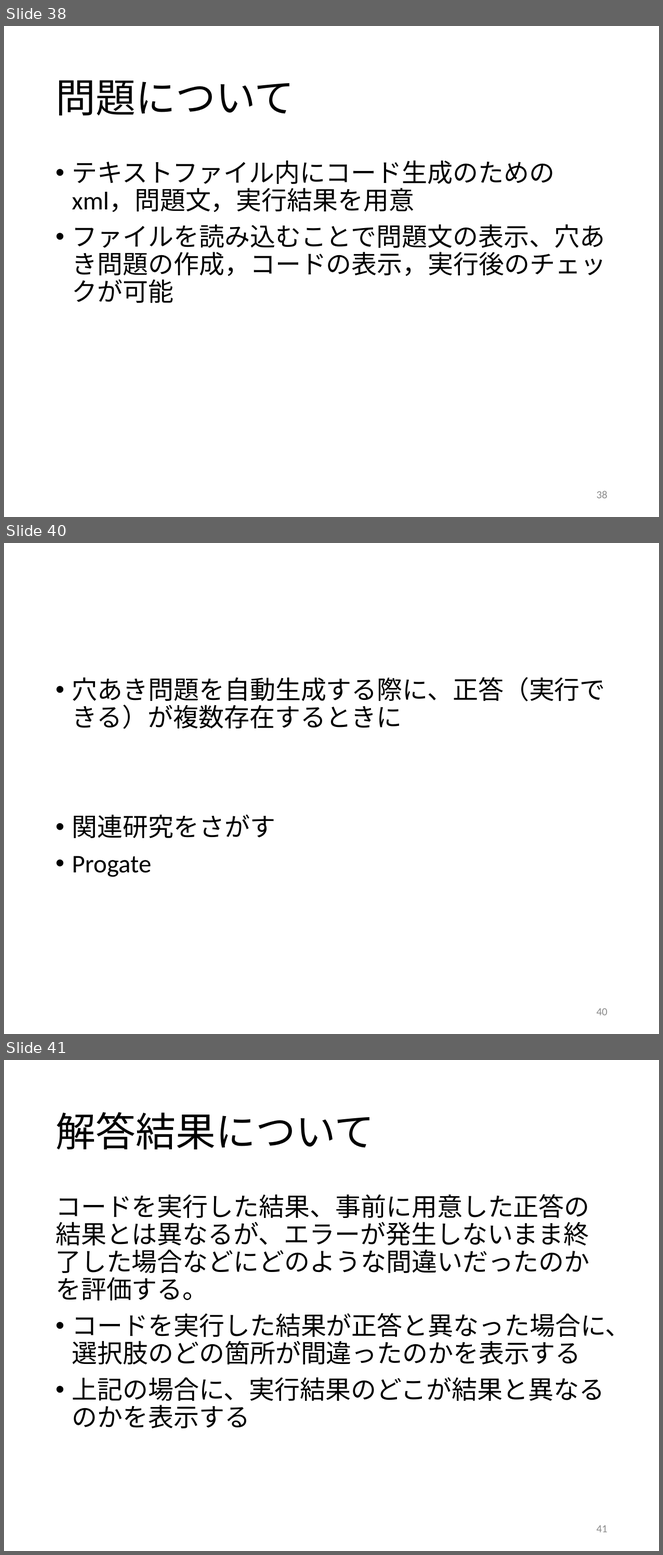
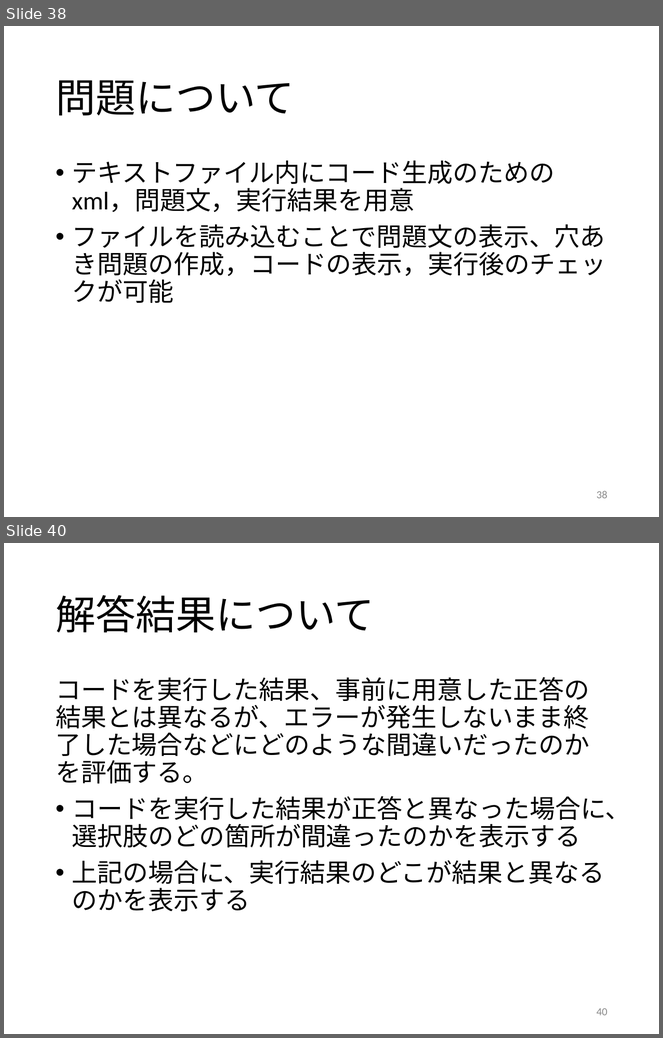
Before and after one commit to kait-takanolab/1821121-shimaoka-thesis, a slide deck: 1821121_shimaoka_sotsuken.pptx. Shown one above the other, each under a label of ours: slides 38, 40 and 41 before the commit, slides 38 and 40 after it; the slides between them are not shown. The pictures are 663x1555 and 663x1038 pixels, drawn with LibreOffice and Linux fonts; fonts in the diff are those of the drawing. Boxes give left, top, right and bottom in pixels: in the first picture for what was removed or moved away, otherwise in the second. Text is boxed around its words. In the diff, an @@ line names an element or a change of style, - is before the commit and + after.

```diff
--- a/1821121_shimaoka_sotsuken.pptx
+++ b/1821121_shimaoka_sotsuken.pptx
@@ slide 40 removed at (4, 543, 659, 1034), background #FFFFFF @@
@@ text removed at (72, 677, 606, 877) @@
-• 穴あき問題を自動生成する際に、正答（実行できる）が複数存在するときに
-• 関連研究をさがす
-• Progate
@@ page number removed at (597, 1008, 608, 1016) @@
-40
@@ what was slide 41 is now slide 40 @@
@@ page number at (597, 1008, 608, 1016): text changed @@
-41
+40
```
Also in this commit, not shown: 1 slide changed, 3 slides added.
